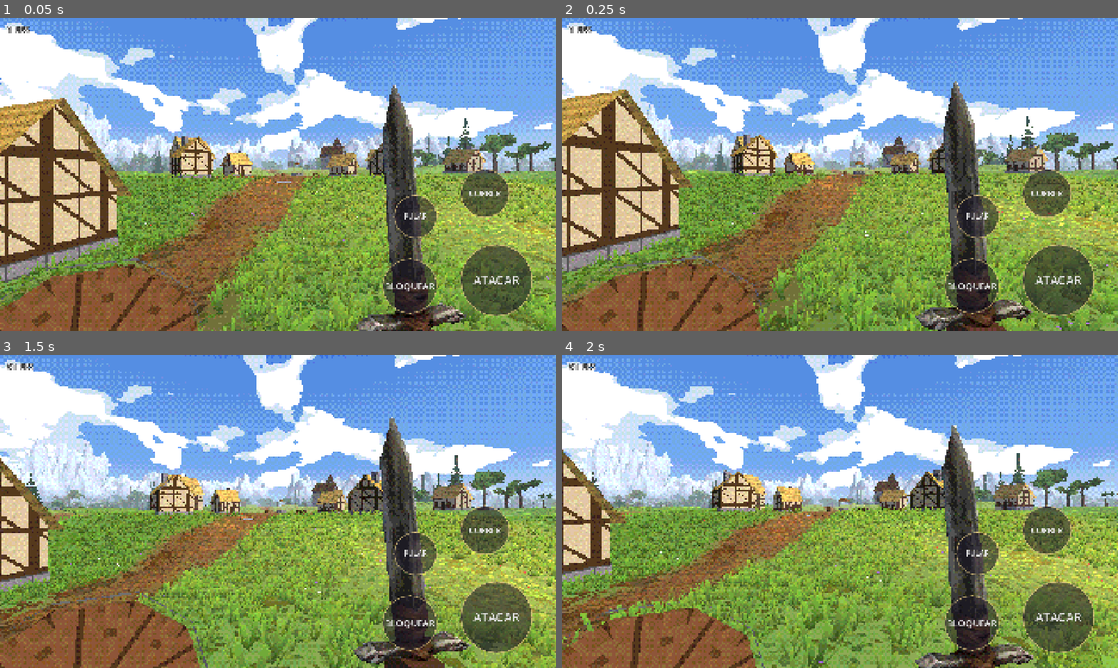
Above: before the commit, frames 1-4 (two rows, left to right).
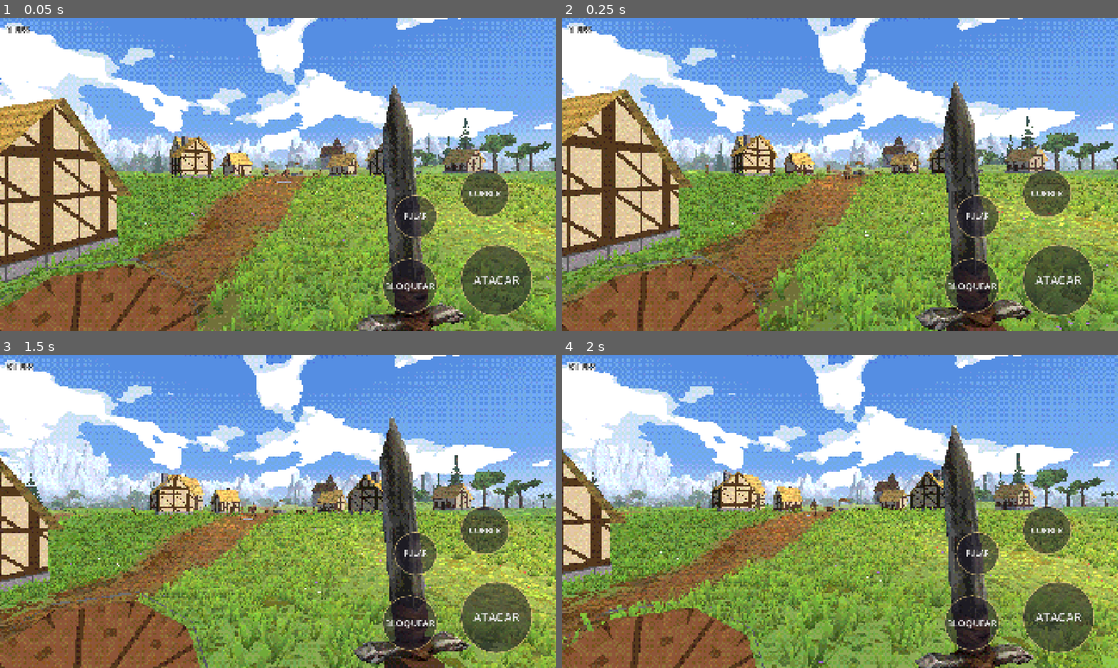
Above: after the commit, the same moments.

Repository: rhfazeredo-ops/Dallarian
Game: Godot game, scene res://cenas/mundo.tscn
Same seed, same stepped clock (60 frames per second), same inputs: the game is played once before the commit and once after it.
Inputs (mouse positions are in pixels of both pictures, inside the frame that each line leads up to):
- Up to frame 1 (0.05 s): no input
- Up to frame 2 (0.25 s): no input
- Up to frame 3 (1.5 s): tap Enter at 0.5 s; move the mouse to (400, 495) at 0.52 s; hold Right (ui_right) 0.53-1.25 s; hold Shift 0.53-1.25 s; click (400, 495) at 0.67 s; tap Space at 0.77 s; drag from (166, 527) to (250, 574) at 1.27 s
- Up to frame 4 (2 s): no input

The runs differ from the first frame. In frame 1, 0.1% of the frame differs, in the area x 25-76%, y 46-52%; in frame 2, 0.1%, in the area x 25-76%, y 45-52%; in frame 3, less than 0.1%; in frame 4, less than 0.1%.

Commit message:
Moradores: o mesmo NPC base com skins por cor, andando pela vila
- Modelo do NPC (Tripo, com esqueleto) reduzido de 490 mil para 2.200 triângulos, textura 512.
- Skins por cor no shader: túnica, calça, couro (cinto/botas), cabelo e pele sorteados por morador; pele e
  túnica separadas pelo peso dos ossos da cabeça e das mãos.
- Altura e corpo variados; anda de um ponto a outro, para, olha em volta; caminhada e respiração nos ossos.
- 10 na vila, 3 no porto, 3 nas fazendas; colidem com o jogador e entre si; pés sempre no chão.

Co-Authored-By: Claude Opus 5.5 <noreply@anthropic.com>
Claude-Session: https://claude.ai/code/session_01WFSuYSG1mTsBiEAWeNGYj8

Diff:
--- a/godot/scripts/mundo.gd
+++ b/godot/scripts/mundo.gd
@@ -42,6 +42,7 @@
 	var fl := Floresta.new(); raiz.add_child(fl); fl.montar(self)
 	var chao := ChaoSplat.new(); raiz.add_child(chao); chao.montar(self)
 	var grama := Grama.new(); raiz.add_child(grama); grama.montar(self)
+	_moradores()
 	raiz.add_child(jogador)
 	jogador.position = Vector3(-4, altura(-4, 48) + 0.3, 48)
 	_ultima = jogador.position
@@ -51,6 +52,28 @@
 	if args.has("estrada"): _checar_estrada(); get_tree().quit(); return
 	if args.has("checar"): _checar_chao()
 	if args.has("shot"): _modo_teste()
+
+# moradores: o mesmo modelo com cores e alturas sorteadas, andando pela vila (e alguns no porto e nas fazendas)
+func _moradores() -> void:
+	var grupos := [[Vector2.ZERO, 42.0, 10], [Vector2(360, 60), 30.0, 3], [Vector2(-215, 60), 40.0, 3]]
+	var n := 0
+	for g in grupos:
+		for i in g[2]:
+			var mo := Morador.new(); raiz.add_child(mo)
+			var a := randf() * TAU; var p: Vector2 = g[0] + Vector2(cos(a), sin(a)) * randf_range(4.0, g[1] * 0.8)
+			for t in 20:
+				if not perto_de_casa(p.x, p.y, 1.5): break
+				a = randf() * TAU; p = g[0] + Vector2(cos(a), sin(a)) * randf_range(4.0, g[1] * 0.8)
+			mo.position = Vector3(p.x, altura(p.x, p.y) + 0.3, p.y)
+			mo.montar(self, 1000 + n, g[0], g[1]); n += 1
+
+# ponto dentro (ou perto) de uma casa?
+func perto_de_casa(x: float, z: float, folga: float) -> bool:
+	for c in casas:
+		var q := Vector2(x - c[0].x, z - c[0].z).rotated(c[1])
+		if abs(q.x) < c[2] * 0.5 + folga and abs(q.y) < c[3] * 0.5 + folga: return true
+	if Vector2(x, z).length() < 2.0: return true          # poço
+	return false
 
 # música de fundo ("Time Flows Ever Onward"), em volume bem baixo, repetindo
 func _musica() -> void:
@@ -655,6 +678,17 @@
 	if args.has("olhar"): jogador.rotation.y = deg_to_rad(float(args.olhar))
 	if args.has("raio"): _prox_raio = 0.0
 	if args.has("pose"): jogador.mostrar_pose(args.pose)
+	if args.has("npc"):          # teste: põe moradores parados em fila na frente do jogador
+		var fr := -jogador.global_transform.basis.z; var lado := jogador.global_transform.basis.x
+		var k := 0
+		for mo in raiz.get_children():
+			if mo is Morador and k < 5:
+				var q: Vector3 = jogador.global_position + fr * 4.5 + lado * (k - 2) * 1.3
+				mo.global_position = Vector3(q.x, altura(q.x, q.z) + 0.1, q.z); mo.rotation.y = jogador.rotation.y + PI
+				mo._espera = 100.0
+				if args.npc == "anda": mo._espera = 0.0; mo._alvo = Vector2(q.x, q.z) + Vector2(fr.x, fr.z) * -40.0
+				if args.npc == "lado": mo._espera = 0.0; mo._alvo = Vector2(q.x, q.z) + Vector2(lado.x, lado.z) * 40.0
+				k += 1
 	if args.has("andar"):        # teste de colisão: anda para a frente N segundos e diz onde parou
 		await get_tree().create_timer(2.0).timeout
 		var ini := jogador.global_position
--- /dev/null
+++ b/godot/scripts/npc.gd
@@ -0,0 +1,159 @@
+# Morador da vila: o mesmo modelo base (assets/modelos/npc.glb, 2.200 triângulos) com cores sorteadas
+# (pele, cabelo/couro, túnica, calça) e altura/corpo variados. Anda pela vila de um ponto a outro, para,
+# olha em volta e segue. Animação de andar e de respirar feita nos ossos (procedural).
+extends CharacterBody3D
+class_name Morador
+
+const VEL := 1.25
+var m                     # o mundo
+var area_centro := Vector2.ZERO
+var area_raio := 40.0
+var esq: Skeleton3D
+var visual: Node3D
+var _alvo := Vector2.ZERO
+var _espera := 0.0
+var _t := 0.0
+var _fase := 0.0
+var _resto := {}          # osso → pose de repouso global (no espaço do esqueleto)
+var _ids := {}
+var rng := RandomNumberGenerator.new()
+
+const PELES := [Color(0.95, 0.72, 0.55), Color(0.9, 0.62, 0.42), Color(0.76, 0.5, 0.32), Color(0.55, 0.36, 0.22), Color(0.98, 0.8, 0.66)]
+const COUROS := [Color(0.38, 0.24, 0.14), Color(0.2, 0.15, 0.12), Color(0.55, 0.38, 0.2), Color(0.6, 0.3, 0.15), Color(0.48, 0.46, 0.44)]
+const CABELOS := [Color(0.4, 0.24, 0.12), Color(0.12, 0.1, 0.09), Color(0.78, 0.6, 0.3), Color(0.62, 0.26, 0.12), Color(0.55, 0.52, 0.5), Color(0.3, 0.2, 0.14)]
+const TUNICAS := [Color(0.86, 0.72, 0.52), Color(0.3, 0.4, 0.62), Color(0.55, 0.2, 0.2), Color(0.35, 0.5, 0.3), Color(0.55, 0.42, 0.3), Color(0.62, 0.6, 0.55), Color(0.72, 0.6, 0.25)]
+const CALCAS := [Color(0.45, 0.44, 0.47), Color(0.35, 0.28, 0.2), Color(0.28, 0.32, 0.25), Color(0.25, 0.26, 0.32), Color(0.5, 0.42, 0.32)]
+
+func montar(mundo, semente: int, centro: Vector2, raio: float) -> void:
+	m = mundo; rng.seed = semente; area_centro = centro; area_raio = raio
+	var cs := CollisionShape3D.new(); var cap := CapsuleShape3D.new(); cap.radius = 0.3; cap.height = 1.7
+	cs.shape = cap; cs.position = Vector3(0, 0.85, 0); add_child(cs)
+	motion_mode = CharacterBody3D.MOTION_MODE_FLOATING      # anda no plano; a altura vem do terreno
+	# modelo: 0,98 m no arquivo, de frente para -X → girado para frente = -Z e escalado
+	visual = Node3D.new(); add_child(visual)
+	var mod: Node3D = load("res://assets/modelos/npc.glb").instantiate(); visual.add_child(mod)
+	var alt := rng.randf_range(1.62, 1.86); var larg := rng.randf_range(0.92, 1.12)
+	var k := alt / 0.981
+	mod.scale = Vector3(k * larg, k, k * larg); mod.rotation_degrees.y = 90     # o modelo olha para +X
+	esq = mod.find_children("*", "Skeleton3D", true, false)[0]
+	var sm := ShaderMaterial.new(); sm.shader = load("res://shaders/npc.gdshader")
+	for n in mod.find_children("*", "MeshInstance3D", true, false):
+		var mi: MeshInstance3D = n
+		var orig: BaseMaterial3D = mi.mesh.surface_get_material(0)
+		if orig: sm.set_shader_parameter("tex", orig.albedo_texture)
+		_regioes(mi)
+		mi.material_override = sm
+	sm.set_shader_parameter("neblina", m.NEBLINA)
+	sm.set_shader_parameter("cor_pele", PELES[rng.randi() % PELES.size()])
+	sm.set_shader_parameter("cor_couro", COUROS[rng.randi() % COUROS.size()])
+	sm.set_shader_parameter("cor_cabelo", CABELOS[rng.randi() % CABELOS.size()])
+	sm.set_shader_parameter("cor_tunica", TUNICAS[rng.randi() % TUNICAS.size()] * rng.randf_range(0.9, 1.1))
+	sm.set_shader_parameter("cor_calca", CALCAS[rng.randi() % CALCAS.size()])
+	for b in ["Hip", "Pelvis", "Waist", "Spine01", "Spine02", "L_Thigh", "R_Thigh", "L_Calf", "R_Calf", "L_Upperarm", "R_Upperarm", "L_Forearm", "R_Forearm", "NeckTwist01", "Head"]:
+		var i := esq.find_bone(b)
+		if i >= 0: _ids[b] = i; _resto[b] = esq.get_bone_global_rest(i)
+	_fase = rng.randf() * TAU
+	_novo_alvo()
+
+# marca no vértice quanto ele pertence à cabeça (r) e às mãos (g), pelo peso dos ossos — para separar pele
+# de túnica e cabelo de couro, que têm a mesma cor na textura. Feito uma vez e reaproveitado.
+static var _malha_pronta: ArrayMesh
+func _regioes(mi: MeshInstance3D) -> void:
+	if _malha_pronta: mi.mesh = _malha_pronta; return
+	var arr := mi.mesh.surface_get_arrays(0)
+	var ossos = arr[Mesh.ARRAY_BONES]; var pesos = arr[Mesh.ARRAY_WEIGHTS]
+	var nomes := []
+	for i in mi.skin.get_bind_count():
+		var nm := String(mi.skin.get_bind_name(i))
+		if nm == "": nm = esq.get_bone_name(mi.skin.get_bind_bone(i))
+		nomes.append(nm)
+	var n: int = arr[Mesh.ARRAY_VERTEX].size(); var por: int = ossos.size() / n
+	var cores := PackedColorArray(); cores.resize(n)
+	for v in n:
+		var cab := 0.0; var mao := 0.0
+		for j in por:
+			var b := int(ossos[v * por + j]); var w: float = pesos[v * por + j]
+			if b < 0 or b >= nomes.size(): continue
+			var nm: String = nomes[b]
+			if "Head" in nm or "Neck" in nm or "Facial" in nm or "Eye" in nm: cab += w
+			elif "Hand" in nm or "Thumb" in nm or "Index" in nm or "Mid" in nm or "Ring" in nm or "Pinky" in nm: mao += w
+		cores[v] = Color(cab, mao, 0, 1)
+	arr[Mesh.ARRAY_COLOR] = cores
+	var nova := ArrayMesh.new()
+	var flags := 0
+	if por == 8: flags = Mesh.ARRAY_FLAG_USE_8_BONE_WEIGHTS
+	nova.add_surface_from_arrays(Mesh.PRIMITIVE_TRIANGLES, arr, [], {}, flags)
+	nova.surface_set_material(0, mi.mesh.surface_get_material(0))
+	_malha_pronta = nova; mi.mesh = nova
+
+func _novo_alvo() -> void:
+	for t in 30:
+		var a := rng.randf() * TAU; var d := sqrt(rng.randf()) * area_raio
+		var p := area_centro + Vector2(cos(a), sin(a)) * d
+		if not m.perto_de_casa(p.x, p.y, 1.2): _alvo = p; return
+	_alvo = area_centro
+
+func _physics_process(delta: float) -> void:
+	if m == null: return
+	_t += delta
+	var p := Vector2(global_position.x, global_position.z)
+	var anda := 0.0
+	if _espera > 0.0:
+		_espera -= delta
+		velocity.x = 0; velocity.z = 0
+	else:
+		var d := _alvo - p
+		if d.length() < 0.6:
+			_espera = rng.randf_range(2.0, 7.0); _novo_alvo()
+		else:
+			var dir := d.normalized()
+			velocity.x = dir.x * VEL; velocity.z = dir.y * VEL
+			var alvo_ang := atan2(-dir.x, -dir.y)
+			rotation.y = lerp_angle(rotation.y, alvo_ang, 1.0 - exp(-5.0 * delta))
+			anda = 1.0
+	velocity.y = 0.0
+	move_and_slide()
+	global_position.y = m.altura_malha(global_position.x, global_position.z)   # pés sempre no chão
+	if anda > 0.0 and get_real_velocity().length() < 0.2 and _t > 1.0:
+		_novo_alvo()                                   # travou em algo: escolhe outro lugar
+	_animar(delta, anda)
+
+# ---------- animação nos ossos ----------
+# no espaço do esqueleto (antes do giro do modelo): frente = +X, cima = +Y; giro em Z positivo leva para a frente
+var _anda_suave := 0.0
+func _animar(delta: float, anda: float) -> void:
+	_anda_suave = lerp(_anda_suave, anda, 1.0 - exp(-6.0 * delta))
+	var a := _anda_suave
+	_fase += delta * TAU * 0.95 * a
+	var s := sin(_fase); var c := cos(_fase)
+	var resp := sin(_t * 1.4 + _fase)
+	var rots := {}
+	rots["L_Thigh"] = Basis(Vector3(0, 0, 1), 0.42 * s * a)
+	rots["R_Thigh"] = Basis(Vector3(0, 0, 1), -0.42 * s * a)
+	rots["L_Calf"] = Basis(Vector3(0, 0, 1), -0.6 * max(0.0, -c) * a)      # joelho dobra para trás
+	rots["R_Calf"] = Basis(Vector3(0, 0, 1), -0.6 * max(0.0, c) * a)
+	# braços (já em pose A no modelo): descem um pouco mais, colados ao corpo, e balançam ao contrário das pernas
+	rots["L_Upperarm"] = Basis(Vector3(0, 0, 1), -0.35 * s * a) * Basis(Vector3(1, 0, 0), -0.32 + resp * 0.015)
+	rots["R_Upperarm"] = Basis(Vector3(0, 0, 1), 0.35 * s * a) * Basis(Vector3(1, 0, 0), 0.32 - resp * 0.015)
+	rots["L_Forearm"] = Basis(Vector3(0, 0, 1), 0.15 + 0.2 * a)            # cotovelo dobra para a frente
+	rots["R_Forearm"] = Basis(Vector3(0, 0, 1), 0.15 + 0.2 * a)
+	rots["Spine01"] = Basis(Vector3(0, 1, 0), 0.08 * s * a) * Basis(Vector3(0, 0, 1), 0.02 * resp)
+	rots["Head"] = Basis(Vector3(0, 1, 0), sin(_t * 0.3 + _fase) * 0.35 * (1.0 - a))   # olha em volta parado
+	# aplica: pose global = rotação (no ponto do osso) * repouso; local = global do pai⁻¹ * global
+	var glob := {}
+	for b in ["Hip", "Pelvis", "Waist", "Spine01", "Spine02", "L_Thigh", "R_Thigh", "L_Calf", "R_Calf", "L_Upperarm", "R_Upperarm", "L_Forearm", "R_Forearm", "NeckTwist01", "Head"]:
+		if not _ids.has(b): continue
+		var i: int = _ids[b]
+		var pai := esq.get_bone_parent(i)
+		var pg: Transform3D = esq.get_bone_global_pose(pai) if pai >= 0 else Transform3D.IDENTITY
+		var resto: Transform3D = _resto[b]
+		var pai_resto: Transform3D = esq.get_bone_global_rest(pai) if pai >= 0 else Transform3D.IDENTITY
+		# repouso levado pelo pai já animado
+		var g: Transform3D = pg * pai_resto.affine_inverse() * resto
+		if rots.has(b): g.basis = rots[b] * g.basis
+		var loc := pg.affine_inverse() * g
+		esq.set_bone_pose_position(i, loc.origin); esq.set_bone_pose_rotation(i, loc.basis.get_rotation_quaternion())
+	# bob do quadril ao andar
+	if _ids.has("Hip"):
+		var i: int = _ids["Hip"]
+		esq.set_bone_pose_position(i, esq.get_bone_rest(i).origin + Vector3(0, abs(s) * 0.012 * a - 0.006 * a, 0))
--- /dev/null
+++ b/godot/shaders/npc.gdshader
@@ -0,0 +1,56 @@
+// Morador (NPC) com skins por cor: a textura do modelo base é dividida em áreas pela cor de cada pixel
+// (pele laranja, túnica bege, calça cinza, couro/cabelo marrom-escuro) e cada área ganha a cor sorteada do
+// morador, mantendo o sombreado pintado. Visual PS1: vértices tremendo, luz por vértice, textura sem
+// suavização, neblina.
+shader_type spatial;
+render_mode unshaded, cull_back;
+uniform sampler2D tex : source_color, filter_nearest_mipmap;
+uniform vec3 cor_pele : source_color = vec3(0.93, 0.62, 0.42);
+uniform vec3 cor_tunica : source_color = vec3(0.86, 0.72, 0.52);
+uniform vec3 cor_calca : source_color = vec3(0.45, 0.44, 0.47);
+uniform vec3 cor_couro : source_color = vec3(0.42, 0.26, 0.15);
+uniform vec3 cor_cabelo : source_color = vec3(0.4, 0.24, 0.12);
+uniform vec2 grade = vec2(320.0, 180.0);
+uniform vec3 sol = vec3(0.45, 0.6, 0.35);
+uniform vec3 luz_sol : source_color = vec3(0.95, 0.88, 0.72);
+uniform vec3 luz_amb : source_color = vec3(0.5, 0.54, 0.64);
+uniform vec3 neblina : source_color = vec3(0.74, 0.83, 0.94);
+uniform float neb_ini = 40.0;
+uniform float neb_fim = 330.0;
+varying vec3 luz;
+varying vec2 regiao;     // COLOR.r = cabeça, COLOR.g = mãos (pelo peso dos ossos)
+varying float nb;
+vec3 hsv(vec3 c) {
+  vec4 K = vec4(0.0, -1.0 / 3.0, 2.0 / 3.0, -1.0);
+  vec4 p = mix(vec4(c.bg, K.wz), vec4(c.gb, K.xy), step(c.b, c.g));
+  vec4 q = mix(vec4(p.xyw, c.r), vec4(c.r, p.yzx), step(p.x, c.r));
+  float d = q.x - min(q.w, q.y);
+  return vec3(abs(q.z + (q.w - q.y) / (6.0 * d + 1e-10)), d / (q.x + 1e-10), q.x);
+}
+void vertex() {
+  regiao = COLOR.rg;
+  vec3 n = normalize((MODEL_MATRIX * vec4(NORMAL, 0.0)).xyz);
+  luz = luz_amb + luz_sol * max(dot(n, normalize(sol)), 0.0);
+  vec4 vp = MODELVIEW_MATRIX * vec4(VERTEX, 1.0);
+  nb = clamp((length(vp.xyz) - neb_ini) / (neb_fim - neb_ini), 0.0, 1.0);
+  vec4 c = PROJECTION_MATRIX * vp;
+  vec2 g = grade * 0.5;
+  c.xy = round(c.xy / c.w * g) / g * c.w;
+  POSITION = c;
+}
+void fragment() {
+  vec3 t = texture(tex, UV).rgb;
+  vec3 h = hsv(t);
+  // áreas: pela cor do pixel + pela parte do corpo (cabeça e mãos vêm do peso dos ossos)
+  float cabeca = smoothstep(0.3, 0.7, regiao.x); float maos = smoothstep(0.3, 0.7, regiao.y);
+  float cinza = 1.0 - smoothstep(0.38, 0.48, h.y);                    // calça (cinza-quente, pouco saturado)
+  float escuro = (1.0 - smoothstep(0.44, 0.56, h.z)) * (1.0 - cinza);  // couro (cinto/botas) ou cabelo
+  float claro = clamp(1.0 - cinza - escuro, 0.0, 1.0);                 // laranja-claro: pele ou túnica
+  float pele = claro * max(cabeca, maos);
+  float tunica = claro * (1.0 - max(cabeca, maos));
+  float cabelo = escuro * cabeca; float couro = escuro * (1.0 - cabeca);
+  float l = h.z;
+  vec3 c = cor_calca * (l / 0.4) * cinza + cor_couro * (l / 0.38) * couro + cor_cabelo * (l / 0.38) * cabelo
+         + cor_pele * (l / 0.88) * pele + cor_tunica * (l / 0.85) * tunica;
+  ALBEDO = mix(c * luz, neblina, nb);
+}
Binary file added: godot/assets/modelos/npc.glb
Not shown, added: godot/assets/modelos/npc.glb.import
Binary file added: godot/assets/modelos/npc_Color_3aee6675-bf6a-4cd7-a767-261fcf9580fe.png
Not shown, added: godot/assets/modelos/npc_Color_3aee6675-bf6a-4cd7-a767-261fcf9580fe.png.import
Not shown, added: godot/scripts/npc.gd.uid
Not shown, added: godot/shaders/npc.gdshader.uid
Not shown, changed: .claude/skills/time-jogos-godot/tecnicas.md
